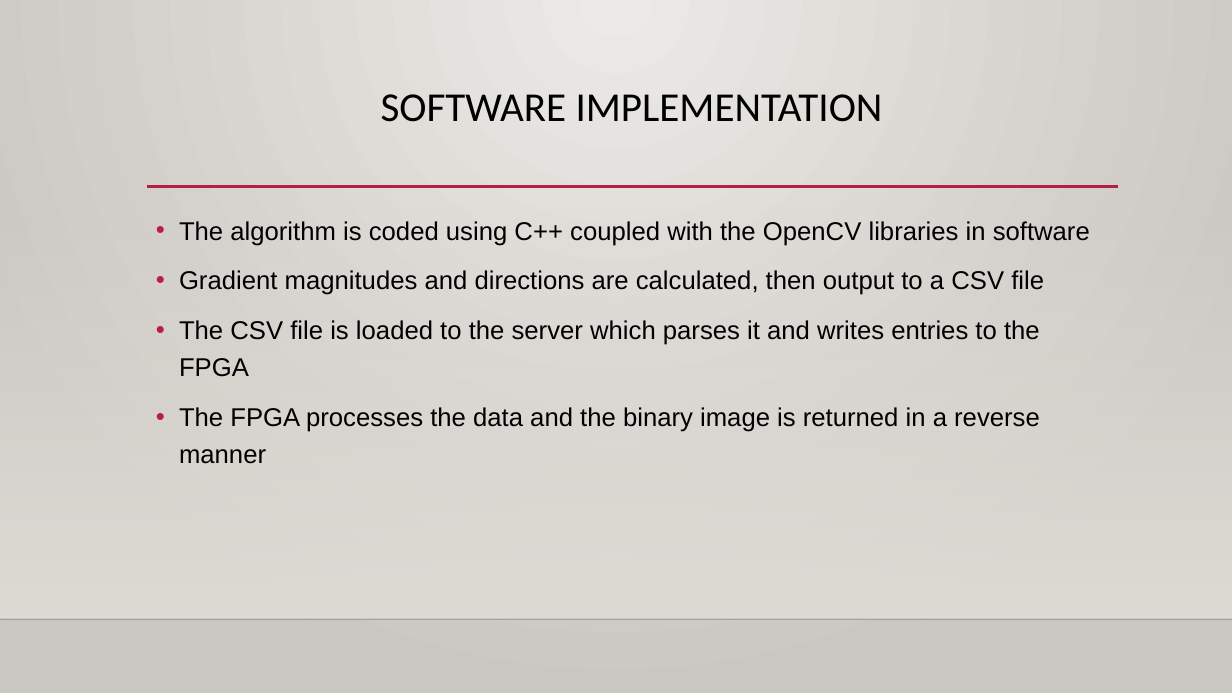
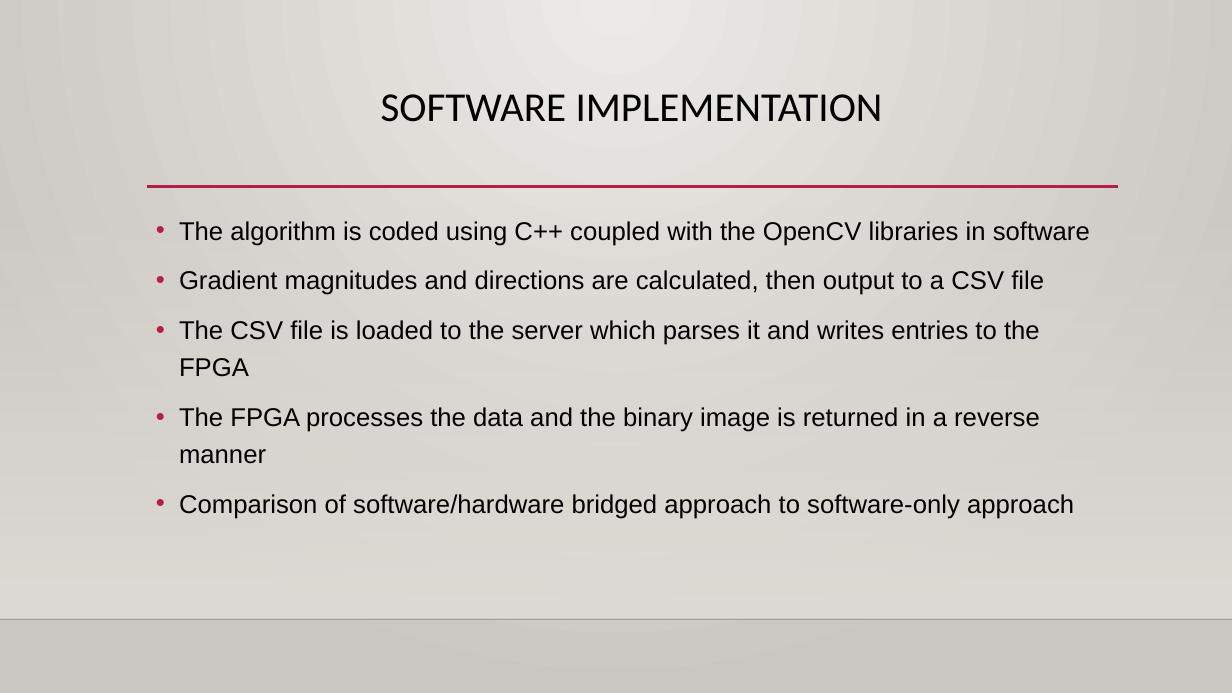
Before and after one commit to Maximus32/Reconfig-Canny, a slide deck: slide 7 of Deliverables/Canny edge detection – fpga speedup.pptx. Drawn at 1232x693 pixels with LibreOffice and Linux fonts; fonts in the diff are those of the drawing; background and template pictures are left out. Boxes give left, top, right and bottom in pixels: in the first picture for what was removed or moved away, otherwise in the second. Text is boxed around its words. In the diff, an @@ line names an element or a change of style, - is before the commit and + after.

```diff
--- a/Deliverables/Canny edge detection – fpga speedup.pptx
+++ b/Deliverables/Canny edge detection – fpga speedup.pptx
@@ text at (x1=179, y1=494, x2=1074, y2=519): paragraph added @@
+• Comparison of software/hardware bridged approach to software-only approach
```
Also in this commit, not shown: 3 other slides changed, 1 slide added, 3 slides removed.
